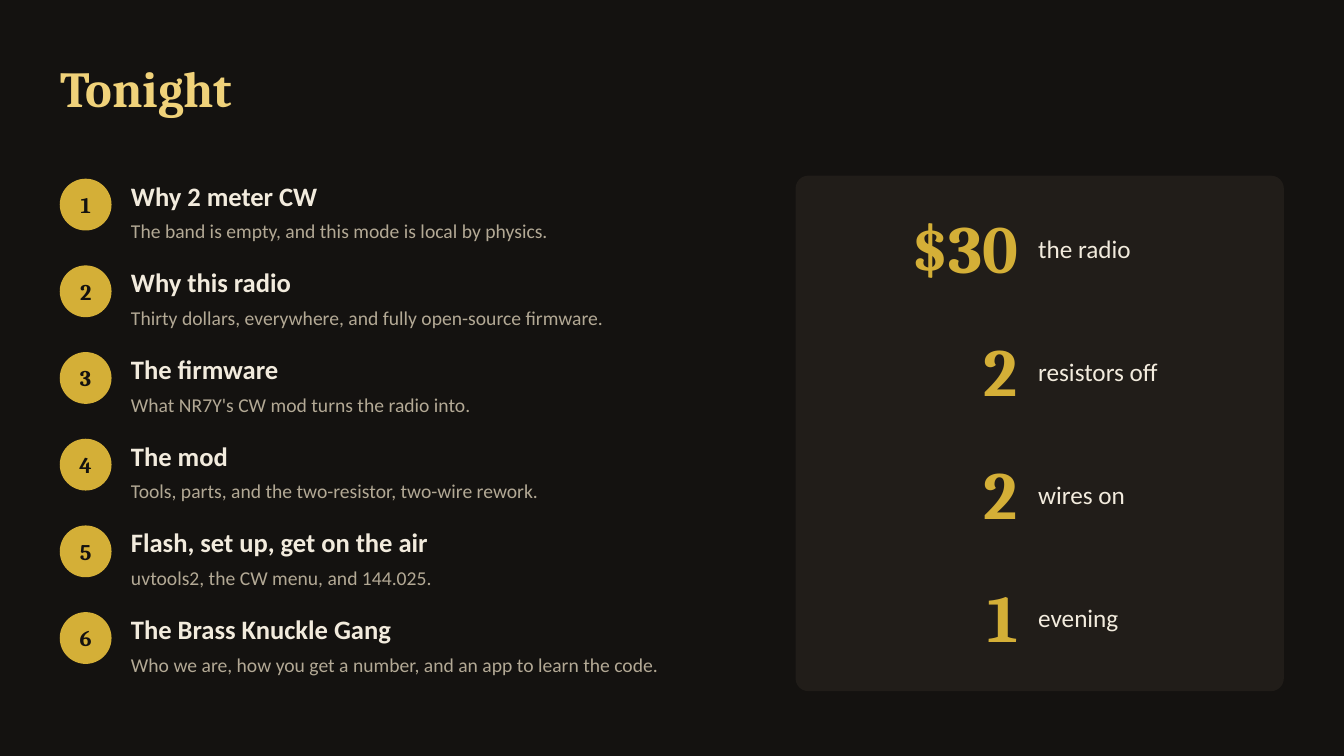
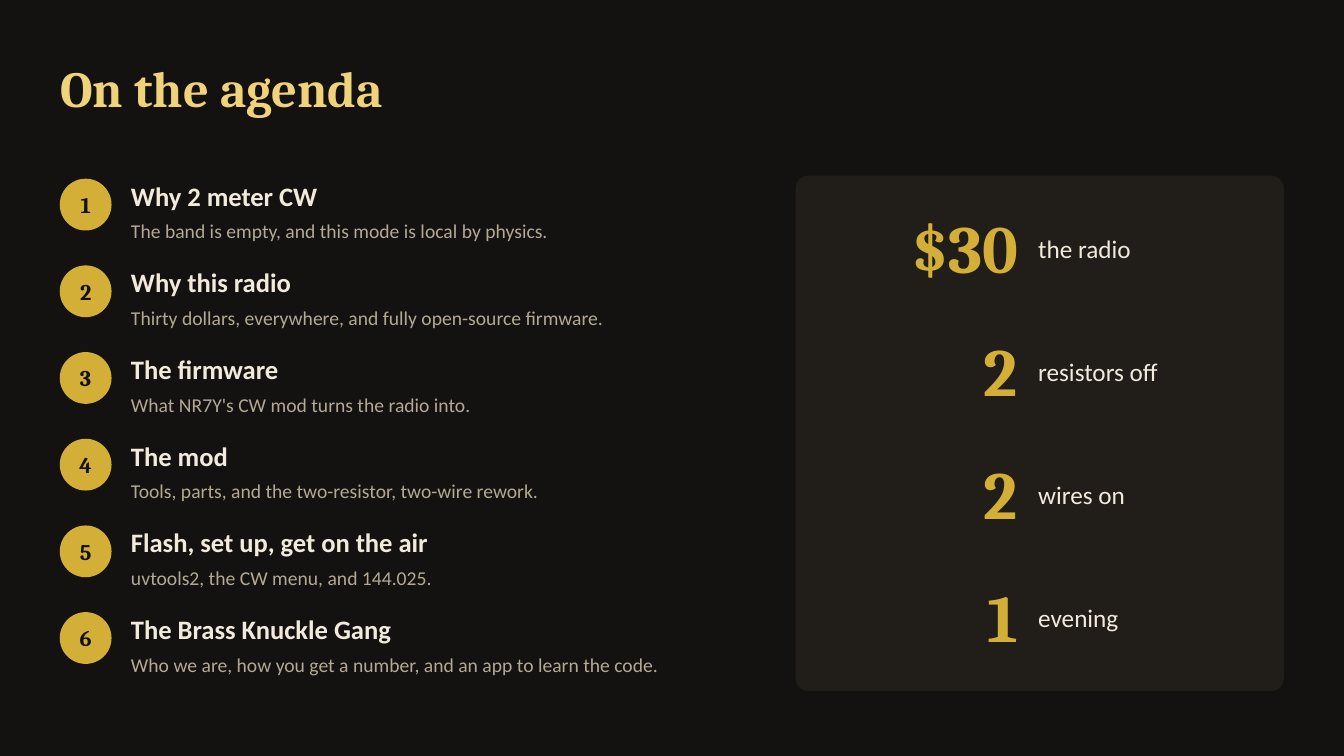
Before and after one commit to jsvana/bkg.club, a slide deck: slide 2 of docs/talks/quansheng-2m-cw/quansheng-2m-cw.pptx. Drawn at 1344x756 pixels with LibreOffice and Linux fonts; fonts in the diff are those of the drawing. Boxes give left, top, right and bottom in pixels: in the first picture for what was removed or moved away, otherwise in the second. Text is boxed around its words. In the diff, an @@ line names an element or a change of style, - is before the commit and + after.

```diff
--- a/docs/talks/quansheng-2m-cw/quansheng-2m-cw.pptx
+++ b/docs/talks/quansheng-2m-cw/quansheng-2m-cw.pptx
@@ text at bbox=[60, 72, 383, 118]: text changed @@
-Tonight
+On the agenda
```
Also in this commit, not shown: 1 other slide changed, 1 other file.
